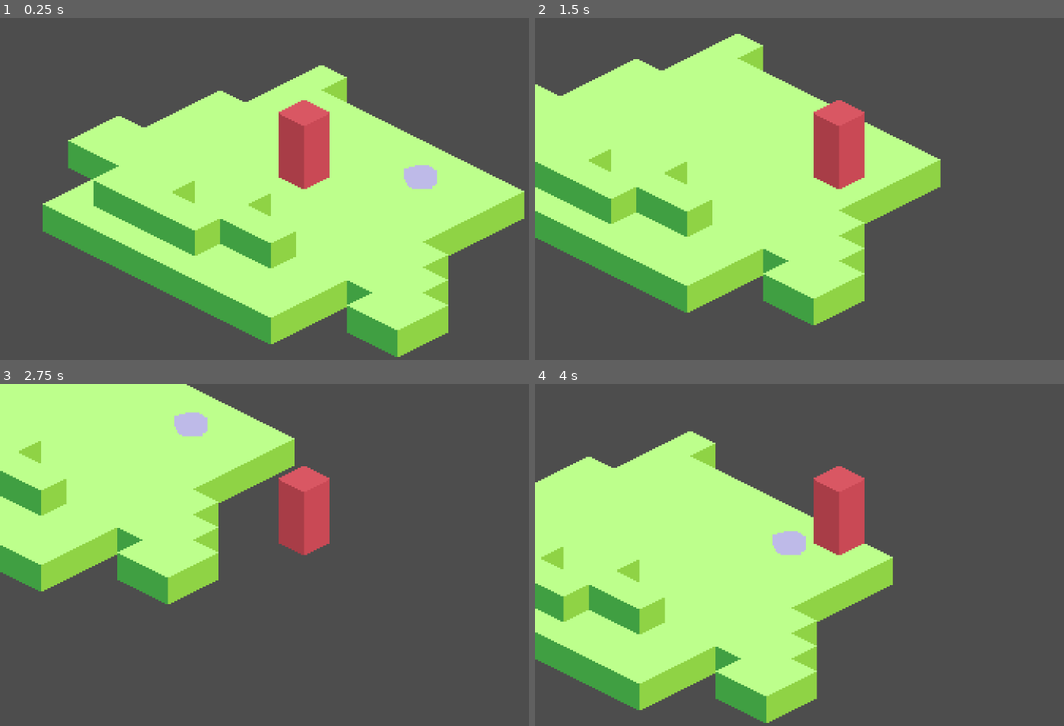
Above: before the commit, frames 1-4 (two rows, left to right).
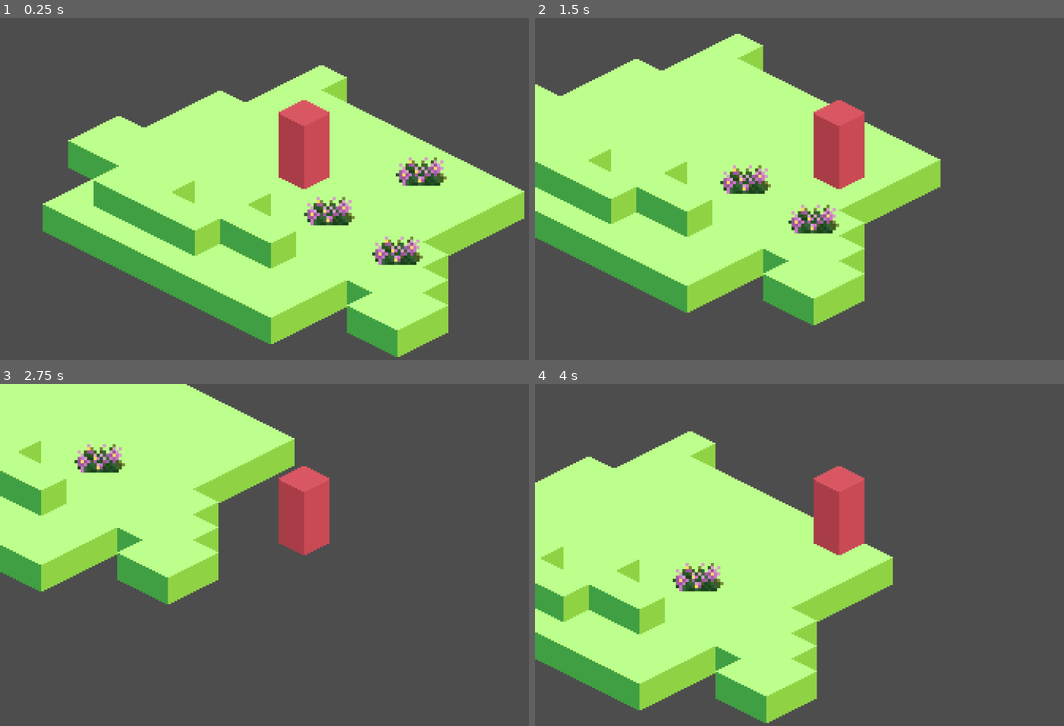
Above: after the commit, the same moments.

Repository: Subo2002/A_Witchs_Path
Game: Godot game, scene res://world.tscn
The game is run twice, just before and just after one commit, with the same random seed, the same clock (stepped at 60 frames per second) and the same inputs.
Inputs (mouse positions are in pixels of both pictures, inside the frame that each line leads up to):
- Up to frame 1 (0.25 s): no input
- Up to frame 2 (1.5 s): tap Enter at 0.5 s; move the mouse to (952, 175) at 0.52 s; press the mouse at (952, 175) at 0.53 s; hold D (right) 0.53-1.28 s; move the mouse to (714, 206) at 1.27 s; release the mouse at (714, 206) at 1.28 s; hold S (down) from 1.28 s (still down); click (714, 206) at 1.35 s
- Up to frame 3 (2.75 s): move the mouse to (365, 479) at 2.02 s; release S (down) at 2.03 s; press the mouse at (365, 479) at 2.03 s; hold D (right) from 2.03 s (still down)
- Up to frame 4 (4 s): move the mouse to (810, 623) at 2.77 s; release D (right) at 2.78 s; release the mouse at (810, 623) at 2.78 s; hold W (up) 2.78-3.53 s; click (810, 623) at 2.85 s; move the mouse to (1021, 606) at 3.52 s; press the mouse at (1021, 606) at 3.53 s; hold A (left) from 3.53 s (still down)

The runs differ from the first frame. In frame 1, 1.8% of the frame differs, in the area x 57-85%, y 40-73%; in frame 2, 1.2%; in frame 3, 1.0%; in frame 4, 1.0%.

Commit message:
pickup resource, print array count

Diff:
--- a/Flower.gd
+++ b/Flower.gd
@@ -22,3 +22,22 @@
 #also needs to send info of what is collected to the player so can add to inventory
 func click():
 	print("clicked")
+	queue_free()
+
+
+
+
+#when player touches item, item disappears
+func _on_body_entered(body):
+	if body.name =="Player":
+		for i in Game.Harvests.size():
+			if "Flower" in Game.Harvests[i]["Name"]:
+				Game.Harvests[i]["Count"] += 1
+				queue_free()
+			else:
+				Game.Harvests += [{
+					"Name": "Flower",
+					"Count": 1
+				}]
+			queue_free()
+	print(Game.Harvests)
--- /dev/null
+++ b/Game.gd
@@ -0,0 +1,14 @@
+extends Node
+
+
+
+var Plot = [
+
+]
+
+var Harvests = [{
+	"Name": "Flower",
+	"Count": 0
+}]
+
+var Selected = 0
--- a/flower.tscn
+++ b/flower.tscn
@@ -1,7 +1,7 @@
 [gd_scene load_steps=5 format=3 uid="uid://c7pc5qcbxfx81"]
 
 [ext_resource type="Script" path="res://Flower.gd" id="1_ens48"]
-[ext_resource type="Texture2D" uid="uid://c6bkghutyjkj0" path="res://Art/World/Flowers/AWP_FlowerWorld_LavenderBush.png" id="2_src0n"]
+[ext_resource type="Texture2D" uid="uid://bc4vynlm5ud2i" path="res://Art/World/Flowers/Flower.png" id="2_wcv4y"]
 [ext_resource type="Texture2D" uid="uid://bmpdltriytcja" path="res://Art/World/Flowers/AWP_FlowerWorld_LavenderBush_GlowBorder.png" id="3_7om3p"]
 
 [sub_resource type="RectangleShape2D" id="RectangleShape2D_owukc"]
@@ -18,7 +18,7 @@
 
 [node name="FlowerSprite" type="Sprite2D" parent="."]
 position = Vector2(0, -6)
-texture = ExtResource("2_src0n")
+texture = ExtResource("2_wcv4y")
 
 [node name="GlowBorderLayer" type="Sprite2D" parent="."]
 visible = false
--- a/project.godot
+++ b/project.godot
@@ -12,8 +12,12 @@
 
 config/name="A Witch's Path"
 run/main_scene="res://world.tscn"
-config/features=PackedStringArray("4.0", "Mobile")
+config/features=PackedStringArray("4.1", "Mobile")
 config/icon="res://icon.svg"
+
+[autoload]
+
+Game="*res://Game.gd"
 
 [dotnet]
 
@@ -47,12 +51,12 @@
 }
 "left click"={
 "deadzone": 0.5,
-"events": [Object(InputEventMouseButton,"resource_local_to_s …(205 unchanged characters)… r2(0, 0),"factor":1.0,"button_index":1,"pressed":false,"double_click":false,"script":null)
+"events": [Object(InputEventMouseButton,"resource_local_to_s …(205 unchanged characters)… r2(0, 0),"factor":1.0,"button_index":1,"canceled":false,"pressed":false,"double_click":false,"script":null)
 ]
 }
 "right click"={
 "deadzone": 0.5,
-"events": [Object(InputEventMouseButton,"resource_local_to_s …(205 unchanged characters)… r2(0, 0),"factor":1.0,"button_index":2,"pressed":false,"double_click":false,"script":null)
+"events": [Object(InputEventMouseButton,"resource_local_to_s …(205 unchanged characters)… r2(0, 0),"factor":1.0,"button_index":2,"canceled":false,"pressed":false,"double_click":false,"script":null)
 ]
 }
 
--- a/world.tscn
+++ b/world.tscn
@@ -74,6 +74,12 @@
 [node name="Flower" parent="." instance=ExtResource("3_lkxdr")]
 position = Vector2(223, -12)
 
+[node name="Flower2" parent="." instance=ExtResource("3_lkxdr")]
+position = Vector2(208, 38)
+
+[node name="Flower3" parent="." instance=ExtResource("3_lkxdr")]
+position = Vector2(165, 13)
+
 [node name="CollisionCuboids" type="TileMap" parent="."]
 z_index = -1
 y_sort_enabled = true
@@ -82,23 +88,26 @@
 layer_0/y_sort_enabled = true
 layer_0/tile_data = PackedInt32Array(327683, 0, 65536, 262147, 0, 65536, 131075, 0, 65536, 196610, 0, 65536, 262146, 0, 65536, 65537, 0, 65536, 131073, 0, 65536, 196609, 0, 65536, 65536, 0, 65536, 1, 0, 65536)
 
+[connection signal="body_entered" from="Flower" to="Flower" method="_on_body_entered"]
+[connection signal="body_entered" from="Flower2" to="Flower2" method="_on_body_entered"]
+[connection signal="body_entered" from="Flower3" to="Flower3" method="_on_body_entered"]
 [connection signal="body_entered" from="CollisionCuboids/ColliderBox" to="CollisionCuboids/ColliderBox" method="_on_body_entered" flags=18]
 [connection signal="body_exited" from="CollisionCuboids/ColliderBox" to="CollisionCuboids/ColliderBox" method="_on_body_exited" flags=18]
-[connection signal="body_entered" from="CollisionCuboids/@ColliderBox@77406" to="CollisionCuboids/@ColliderBox@77406" method="_on_body_entered" flags=18]
-[connection signal="body_exited" from="CollisionCuboids/@ColliderBox@77406" to="CollisionCuboids/@ColliderBox@77406" method="_on_body_exited" flags=18]
-[connection signal="body_entered" from="CollisionCuboids/@ColliderBox@77407" to="CollisionCuboids/@ColliderBox@77407" method="_on_body_entered" flags=18]
-[connection signal="body_exited" from="CollisionCuboids/@ColliderBox@77407" to="CollisionCuboids/@ColliderBox@77407" method="_on_body_exited" flags=18]
-[connection signal="body_entered" from="CollisionCuboids/@ColliderBox@77408" to="CollisionCuboids/@ColliderBox@77408" method="_on_body_entered" flags=18]
-[connection signal="body_exited" from="CollisionCuboids/@ColliderBox@77408" to="CollisionCuboids/@ColliderBox@77408" method="_on_body_exited" flags=18]
-[connection signal="body_entered" from="CollisionCuboids/@ColliderBox@77409" to="CollisionCuboids/@ColliderBox@77409" method="_on_body_entered" flags=18]
-[connection signal="body_exited" from="CollisionCuboids/@ColliderBox@77409" to="CollisionCuboids/@ColliderBox@77409" method="_on_body_exited" flags=18]
-[connection signal="body_entered" from="CollisionCuboids/@ColliderBox@77410" to="CollisionCuboids/@ColliderBox@77410" method="_on_body_entered" flags=18]
-[connection signal="body_exited" from="CollisionCuboids/@ColliderBox@77410" to="CollisionCuboids/@ColliderBox@77410" method="_on_body_exited" flags=18]
-[connection signal="body_entered" from="CollisionCuboids/@ColliderBox@77411" to="CollisionCuboids/@ColliderBox@77411" method="_on_body_entered" flags=18]
-[connection signal="body_exited" from="CollisionCuboids/@ColliderBox@77411" to="CollisionCuboids/@ColliderBox@77411" method="_on_body_exited" flags=18]
-[connection signal="body_entered" from="CollisionCuboids/@ColliderBox@77412" to="CollisionCuboids/@ColliderBox@77412" method="_on_body_entered" flags=18]
-[connection signal="body_exited" from="CollisionCuboids/@ColliderBox@77412" to="CollisionCuboids/@ColliderBox@77412" method="_on_body_exited" flags=18]
-[connection signal="body_entered" from="CollisionCuboids/@ColliderBox@77413" to="CollisionCuboids/@ColliderBox@77413" method="_on_body_entered" flags=18]
-[connection signal="body_exited" from="CollisionCuboids/@ColliderBox@77413" to="CollisionCuboids/@ColliderBox@77413" method="_on_body_exited" flags=18]
-[connection signal="body_entered" from="CollisionCuboids/@ColliderBox@77414" to="CollisionCuboids/@ColliderBox@77414" method="_on_body_entered" flags=18]
-[connection signal="body_exited" from="CollisionCuboids/@ColliderBox@77414" to="CollisionCuboids/@ColliderBox@77414" method="_on_body_exited" flags=18]
+[connection signal="body_entered" from="CollisionCuboids/@Area2D@21231" to="CollisionCuboids/@Area2D@21231" method="_on_body_entered" flags=18]
+[connection signal="body_exited" from="CollisionCuboids/@Area2D@21231" to="CollisionCuboids/@Area2D@21231" method="_on_body_exited" flags=18]
+[connection signal="body_entered" from="CollisionCuboids/@Area2D@21232" to="CollisionCuboids/@Area2D@21232" method="_on_body_entered" flags=18]
+[connection signal="body_exited" from="CollisionCuboids/@Area2D@21232" to="CollisionCuboids/@Area2D@21232" method="_on_body_exited" flags=18]
+[connection signal="body_entered" from="CollisionCuboids/@Area2D@21233" to="CollisionCuboids/@Area2D@21233" method="_on_body_entered" flags=18]
+[connection signal="body_exited" from="CollisionCuboids/@Area2D@21233" to="CollisionCuboids/@Area2D@21233" method="_on_body_exited" flags=18]
+[connection signal="body_entered" from="CollisionCuboids/@Area2D@21234" to="CollisionCuboids/@Area2D@21234" method="_on_body_entered" flags=18]
+[connection signal="body_exited" from="CollisionCuboids/@Area2D@21234" to="CollisionCuboids/@Area2D@21234" method="_on_body_exited" flags=18]
+[connection signal="body_entered" from="CollisionCuboids/@Area2D@21235" to="CollisionCuboids/@Area2D@21235" method="_on_body_entered" flags=18]
+[connection signal="body_exited" from="CollisionCuboids/@Area2D@21235" to="CollisionCuboids/@Area2D@21235" method="_on_body_exited" flags=18]
+[connection signal="body_entered" from="CollisionCuboids/@Area2D@21236" to="CollisionCuboids/@Area2D@21236" method="_on_body_entered" flags=18]
+[connection signal="body_exited" from="CollisionCuboids/@Area2D@21236" to="CollisionCuboids/@Area2D@21236" method="_on_body_exited" flags=18]
+[connection signal="body_entered" from="CollisionCuboids/@Area2D@21237" to="CollisionCuboids/@Area2D@21237" method="_on_body_entered" flags=18]
+[connection signal="body_exited" from="CollisionCuboids/@Area2D@21237" to="CollisionCuboids/@Area2D@21237" method="_on_body_exited" flags=18]
+[connection signal="body_entered" from="CollisionCuboids/@Area2D@21238" to="CollisionCuboids/@Area2D@21238" method="_on_body_entered" flags=18]
+[connection signal="body_exited" from="CollisionCuboids/@Area2D@21238" to="CollisionCuboids/@Area2D@21238" method="_on_body_exited" flags=18]
+[connection signal="body_entered" from="CollisionCuboids/@Area2D@21239" to="CollisionCuboids/@Area2D@21239" method="_on_body_entered" flags=18]
+[connection signal="body_exited" from="CollisionCuboids/@Area2D@21239" to="CollisionCuboids/@Area2D@21239" method="_on_body_exited" flags=18]
Binary file added: Art/World/Flowers/Flower.png
Not shown, added: Art/World/Flowers/Flower.png.import
